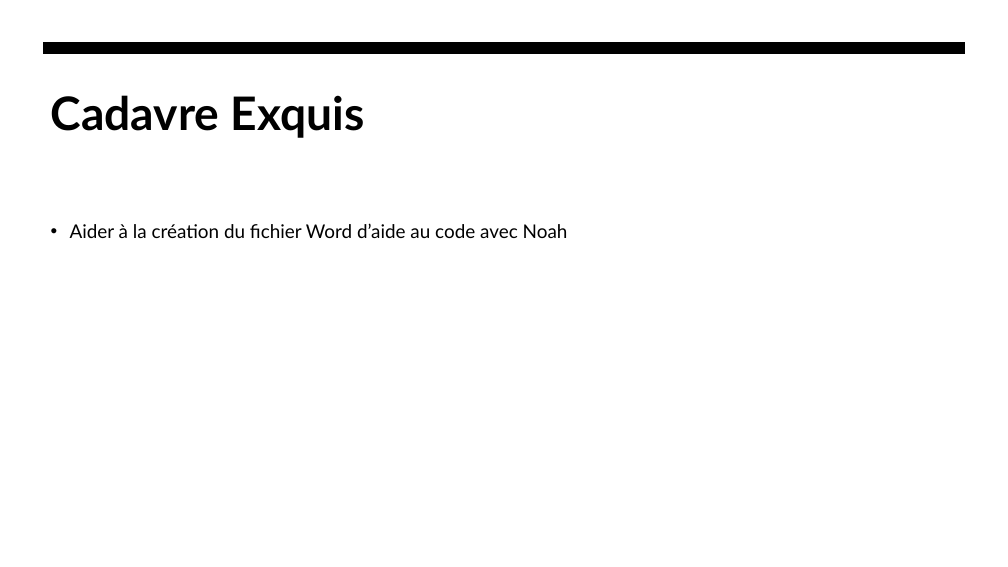
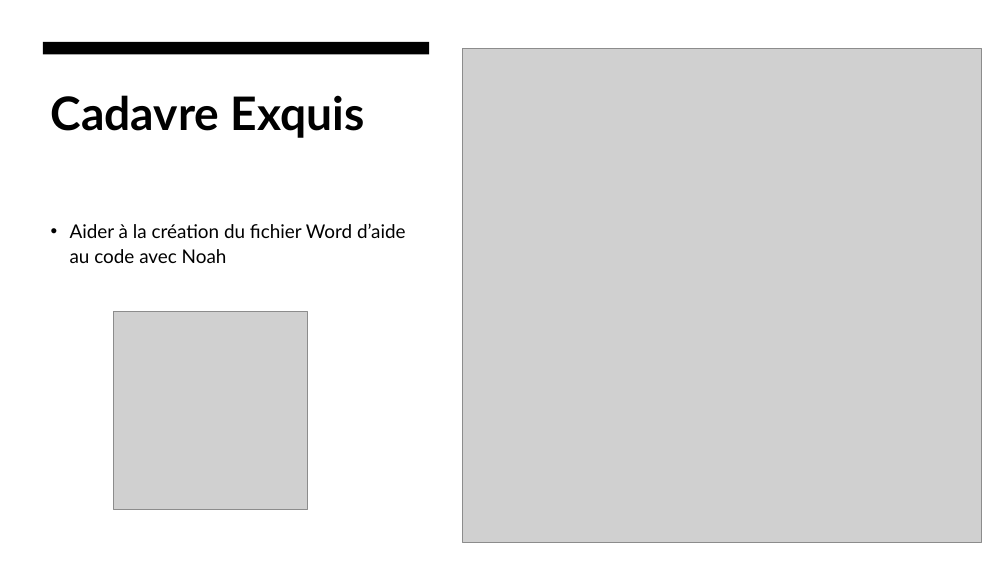
Before and after one commit to Agashae/SitesWeb, a slide deck: slide 3 of MoonWebsite/annexe/Presentation.pptx. Drawn at 1008x567 pixels with LibreOffice and Linux fonts; fonts in the diff are those of the drawing; grey boxes stand for pictures. Boxes give left, top, right and bottom in pixels: in the first picture for what was removed or moved away, otherwise in the second. Text is boxed around its words. In the diff, an @@ line names an element or a change of style, - is before the commit and + after.

```diff
--- a/MoonWebsite/annexe/Presentation.pptx
+++ b/MoonWebsite/annexe/Presentation.pptx
@@ rectangle added at [0, 0, 1008, 567], fill #FFFFFF @@
@@ freeform shape removed at [43, 42, 966, 54] @@
@@ rectangle added at [43, 42, 430, 54], fill #000000 @@
@@ picture added at [463, 48, 982, 542] @@
@@ text "Aider à la création du ..." rewrapped from [70, 223, 568, 238] to [70, 223, 406, 263] @@
@@ picture added at [113, 311, 307, 509] @@
```
Also in this commit, not shown: 5 other slides changed, 1 slide added, 2 slides removed, 5 other files.
